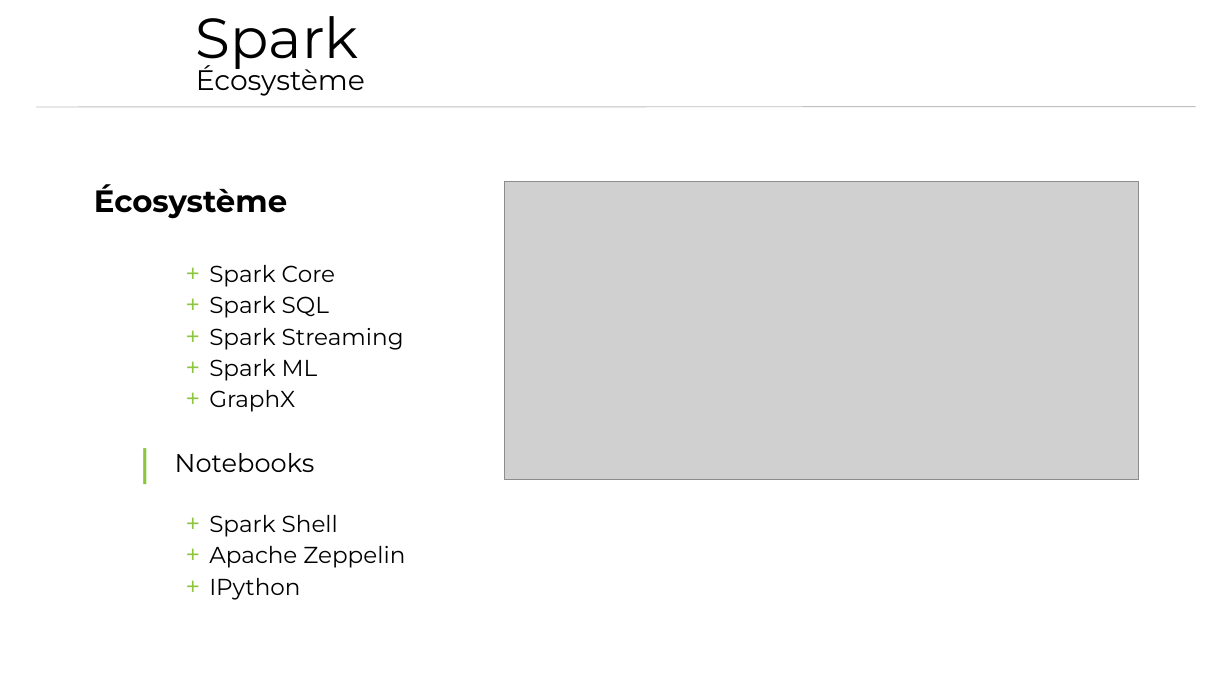
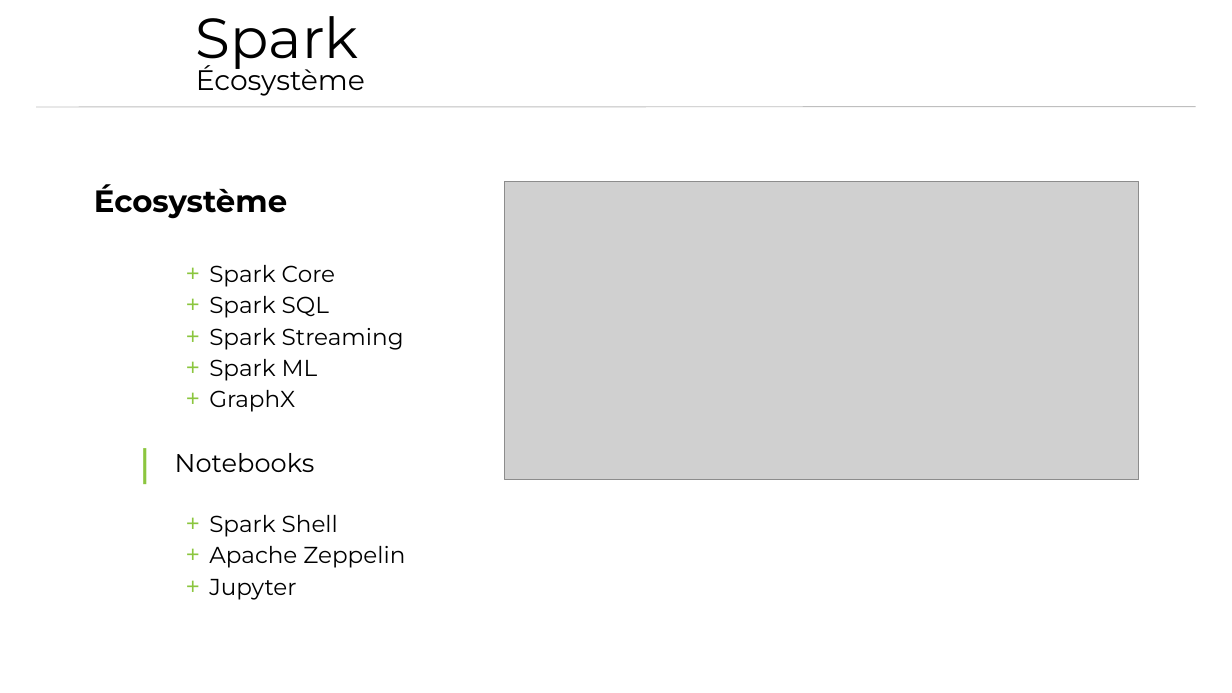
Before and after one commit to AmaelLaurier/HDInsightSpark, a slide deck: slide 9 of Présentation.pptx. Drawn at 1232x693 pixels with LibreOffice and Linux fonts; fonts in the diff are those of the drawing; grey boxes stand for pictures; background and template pictures are left out. Boxes give left, top, right and bottom in pixels: in the first picture for what was removed or moved away, otherwise in the second. Text is boxed around its words. In the diff, an @@ line names an element or a change of style, - is before the commit and + after.

Commit message:
updates

```diff
--- a/Présentation.pptx
+++ b/Présentation.pptx
@@ text at bbox=[209, 579, 296, 600]: text changed @@
-    + IPython
+    + Jupyter
```
Also in this commit, not shown: 1 other slide changed.
